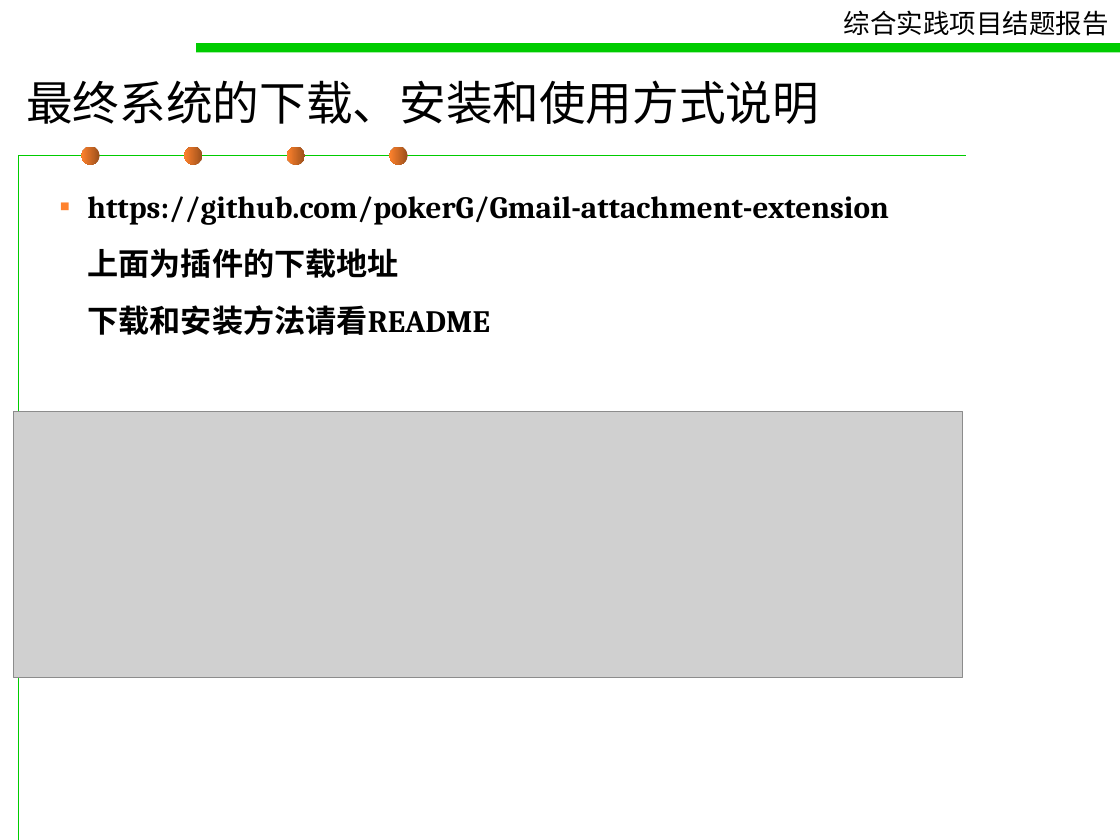
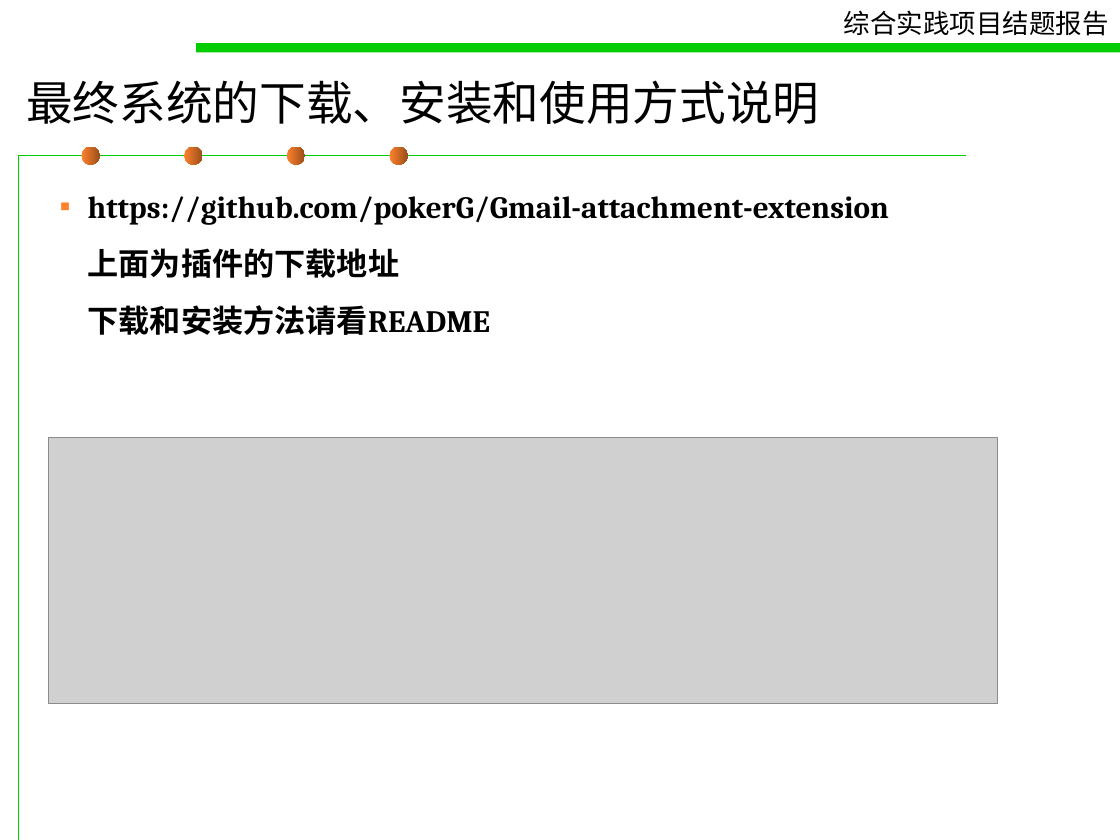
Before and after one commit to pokerG/Gmail-attachment-extension, a slide deck: slide 2 of doc/concludingreport.ppt. Drawn at 1120x840 pixels with LibreOffice and Linux fonts; fonts in the diff are those of the drawing; grey boxes stand for pictures. Boxes give left, top, right and bottom in pixels: in the first picture for what was removed or moved away, otherwise in the second. Text is boxed around its words. In the diff, an @@ line names an element or a change of style, - is before the commit and + after.

```diff
--- a/doc/concludingreport.ppt
+++ b/doc/concludingreport.ppt
@@ fill gradient #9B4F1B to #FF822D to gradient #FF822D to #9B4F1B in 4 elements at [82,147,100,165], [184,147,202,165], [287,147,305,165], [390,147,408,165] @@
@@ picture: place and size @@
-picture at [13,411,963,678]
+picture at [48,438,998,704]
```
Also in this commit, not shown: 25 other slides changed, 3 slides added.
